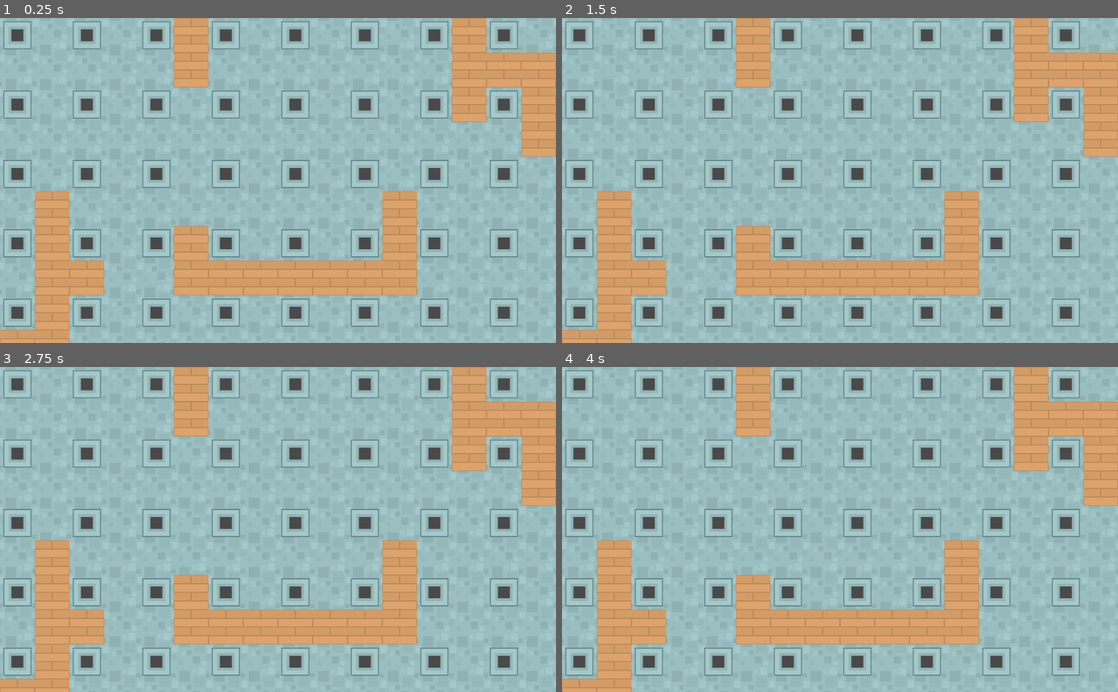
Above: before the commit, frames 1-4 (two rows, left to right).
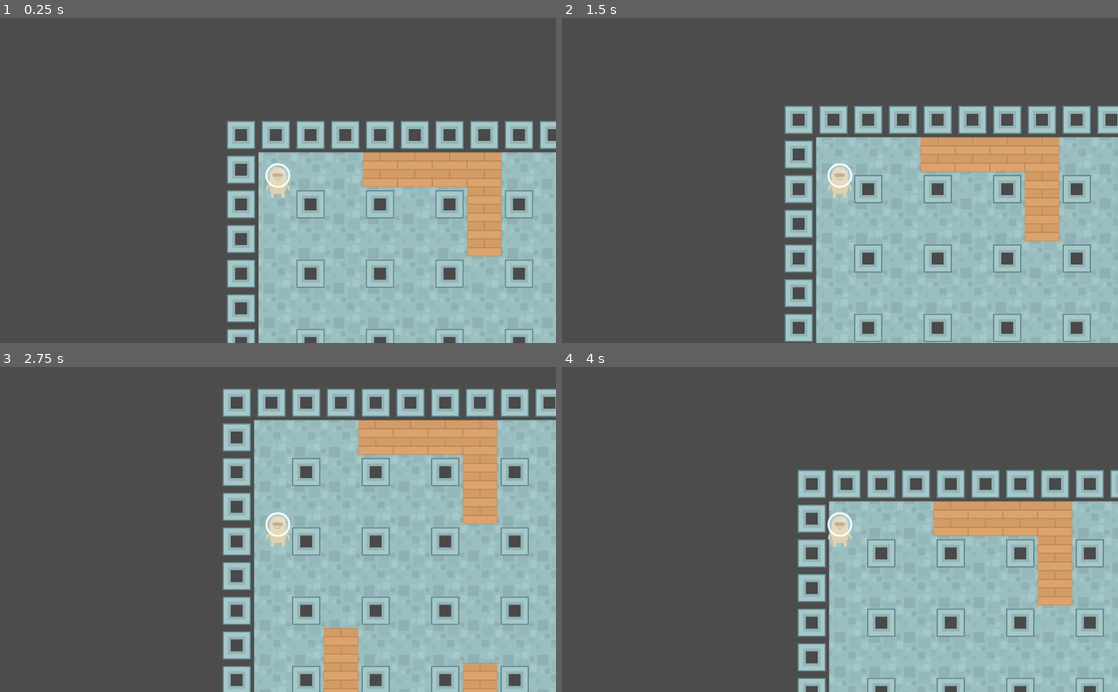
Above: after the commit, the same moments.

Repository: eduard-sukharev/GodotC4Man
Game: Godot game, scene res://Map1.tscn
The game is run twice, just before and just after one commit, with the same random seed, the same clock (stepped at 60 frames per second) and the same inputs. The project has no main scene, so this scene is started directly.
Inputs (mouse positions are in pixels of both pictures, inside the frame that each line leads up to):
- Up to frame 1 (0.25 s): no input
- Up to frame 2 (1.5 s): tap Enter at 0.5 s; move the mouse to (962, 164) at 0.52 s; hold Right (ui_right) 0.53-1.28 s; tap Space at 1.25 s; move the mouse to (728, 196) at 1.27 s; hold Down (ui_down) from 1.28 s (still down)
- Up to frame 3 (2.75 s): move the mouse to (333, 458) at 2.02 s; release Down (ui_down) at 2.03 s; hold Right (ui_right) from 2.03 s (still down)
- Up to frame 4 (4 s): tap Enter at 2.75 s; move the mouse to (812, 594) at 2.77 s; release Right (ui_right) at 2.78 s; hold Up (ui_up) 2.78-3.53 s; move the mouse to (1006, 578) at 3.52 s; hold Left (ui_left) from 3.53 s (still down)

The runs differ from the first frame. In frame 1, 74% of the frame differs, in the area x 0-100%, y 0-100%; in frame 2, 73%; in frame 3, 64%; in frame 4, 75%.

Commit message:
Player controlled movement, adjusted player size and pixel snap

Diff:
--- a/Map1.tscn
+++ b/Map1.tscn
@@ -1,6 +1,7 @@
-[gd_scene load_steps=16 format=2]
+[gd_scene load_steps=18 format=2]
 
 [ext_resource path="res://Assets/Environment/tilesheet_complete.png" type="Texture" id=1]
+[ext_resource path="res://Player.tscn" type="PackedScene" id=2]
 
 [sub_resource type="ConvexPolygonShape2D" id=1]
 points = PoolVector2Array( -128, -64, -128, -64, -128, -64, -128, -64 )
@@ -39,6 +40,9 @@
 points = PoolVector2Array( 64, 64, 0, 64, 0, 0, 64, 0 )
 
 [sub_resource type="ConvexPolygonShape2D" id=13]
+points = PoolVector2Array( 64, 64, 0, 64, 0, 0, 64, 0 )
+
+[sub_resource type="ConvexPolygonShape2D" id=15]
 points = PoolVector2Array( 64, 64, 0, 64, 0, 0, 64, 0 )
 
 [sub_resource type="TileSet" id=14]
@@ -215,9 +219,16 @@
 4/navigation_offset = Vector2( 0, 0 )
 4/shape_offset = Vector2( 0, 0 )
 4/shape_transform = Transform2D( 1, 0, 0, 1, 0, 0 )
+4/shape = SubResource( 15 )
 4/shape_one_way = false
-4/shape_one_way_margin = 0.0
-4/shapes = [  ]
+4/shape_one_way_margin = 1.0
+4/shapes = [ {
+"autotile_coord": Vector2( 0, 0 ),
+"one_way": false,
+"one_way_margin": 1.0,
+"shape": SubResource( 15 ),
+"shape_transform": Transform2D( 1, 0, 0, 1, 0, 0 )
+} ]
 4/z_index = 0
 
 [node name="Map1" type="Node2D"]
@@ -229,10 +240,19 @@
 
 [node name="Pillars" type="TileMap" parent="."]
 tile_set = SubResource( 14 )
+collision_layer = 3
 format = 1
 tile_data = PoolIntArray( -65538, 4, 0, -65537, 4, 0, -131072, 4, 0, -131071, 4, 0, -131070, 4, 0, -131069, 4, 0, -1310 …(5731 unchanged characters)…
 
 [node name="Destructibles" type="TileMap" parent="."]
 tile_set = SubResource( 14 )
+collision_layer = 3
 format = 1
 tile_data = PoolIntArray( -65538, 4, 0, -65537, 4, 0, -131072, 4, 0, -131071, 4, 0, -131070, 4, 0, -131069, 4, 0, -1310 …(7131 unchanged characters)…
+
+[node name="Player" parent="." instance=ExtResource( 2 )]
+position = Vector2( -28, -12 )
+collision_layer = 3
+
+[node name="Camera2D" type="Camera2D" parent="Player"]
+current = true
--- a/Player.tscn
+++ b/Player.tscn
@@ -5,7 +5,7 @@
 [ext_resource path="res://Assets/Player/alienBeige.png" type="Texture" id=3]
 [ext_resource path="res://Assets/Player/alienBeige_walk1.png" type="Texture" id=4]
 [ext_resource path="res://Assets/Player/alienBeige_hurt.png" type="Texture" id=5]
-[ext_resource path="res://Scripts/Move.gd" type="Script" id=6]
+[ext_resource path="res://Scripts/PlayerMovement.gd" type="Script" id=6]
 [ext_resource path="res://Scripts/Unit.gd" type="Script" id=7]
 
 [sub_resource type="SpriteFrames" id=1]
@@ -34,6 +34,7 @@
 height = 34.0
 
 [node name="Player" type="KinematicBody2D"]
+scale = Vector2( 0.7, 0.7 )
 script = ExtResource( 7 )
 
 [node name="Sprite" type="AnimatedSprite" parent="."]
--- /dev/null
+++ b/Scripts/AbstractMovement.gd
@@ -0,0 +1,6 @@
+extends Node
+
+class_name AbstractMovement
+
+func move(subject: KinematicBody2D, delta: float):
+	pass
--- a/Scripts/Move.gd
+++ /dev/null
@@ -1,16 +0,0 @@
-extends Node
-
-
-# Declare member variables here. Examples:
-# var a = 2
-# var b = "text"
-
-
-# Called when the node enters the scene tree for the first time.
-func _ready():
-	pass # Replace with function body.
-
-
-# Called every frame. 'delta' is the elapsed time since the previous frame.
-#func _process(delta):
-#	pass
--- /dev/null
+++ b/Scripts/PlayerMovement.gd
@@ -0,0 +1,20 @@
+extends AbstractMovement
+
+class_name PlayerMovement
+
+export var velocity = Vector2.ZERO
+export var speed = 200
+export var friction = 0.4
+export var acceleration = 0.2
+
+func move(subject: KinematicBody2D, delta: float):
+	var input = Vector2.ZERO
+	input.x =  int(Input.is_action_pressed("ui_right")) - int(Input.is_action_pressed("ui_left"))
+	input.y =  int(Input.is_action_pressed("ui_down")) - int(Input.is_action_pressed("ui_up"))
+
+	if input.length() > 0:
+		velocity = lerp(velocity, input.normalized() * speed, acceleration)
+	else:
+		velocity = lerp(velocity, Vector2.ZERO, friction)
+
+	subject.move_and_slide(velocity)
--- a/Scripts/Unit.gd
+++ b/Scripts/Unit.gd
@@ -5,22 +5,8 @@
 export var friction = 0.4
 export var acceleration = 0.2
 
-func _ready():
-	pass # Replace with function body.
-
-
-func get_input():
-	var input = Vector2.ZERO
-	input.x =  int(Input.is_action_pressed("ui_right")) - int(Input.is_action_pressed("ui_left"))
-	input.y =  int(Input.is_action_pressed("ui_down")) - int(Input.is_action_pressed("ui_up"))
-	return input
+onready var movement : AbstractMovement = PlayerMovement.new()
 
 func _physics_process(delta):
-	var direction = get_input()
-	if direction.length() > 0:
-		velocity = lerp(velocity, direction.normalized() * speed, acceleration)
-	else:
-		velocity = lerp(velocity, Vector2.ZERO, friction)
-
-	look_at(get_global_mouse_position())
-	velocity = move_and_slide(velocity)
+#	look_at(get_global_mouse_position())
+	movement.move(self, delta)
--- a/project.godot
+++ b/project.godot
@@ -7,6 +7,22 @@
 ;   param=value ; assign values to parameters
 
 config_version=4
+
+_global_script_classes=[ {
+"base": "Node",
+"class": "AbstractMovement",
+"language": "GDScript",
+"path": "res://Scripts/AbstractMovement.gd"
+}, {
+"base": "AbstractMovement",
+"class": "PlayerMovement",
+"language": "GDScript",
+"path": "res://Scripts/PlayerMovement.gd"
+} ]
+_global_script_class_icons={
+"AbstractMovement": "",
+"PlayerMovement": ""
+}
 
 [application]
 
@@ -19,4 +35,5 @@
 
 [rendering]
 
+2d/snapping/use_gpu_pixel_snap=true
 environment/default_environment="res://default_env.tres"
